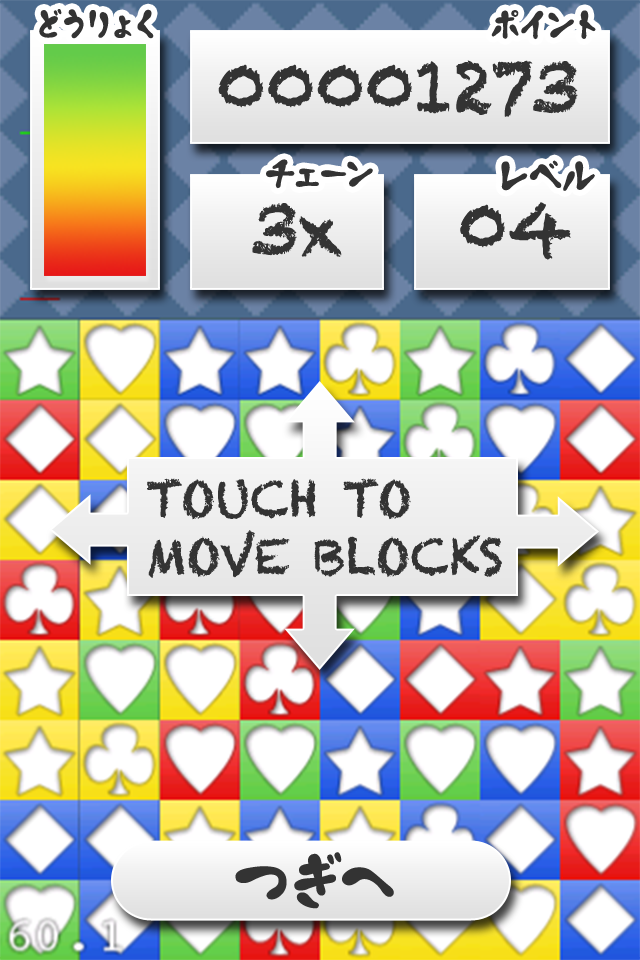
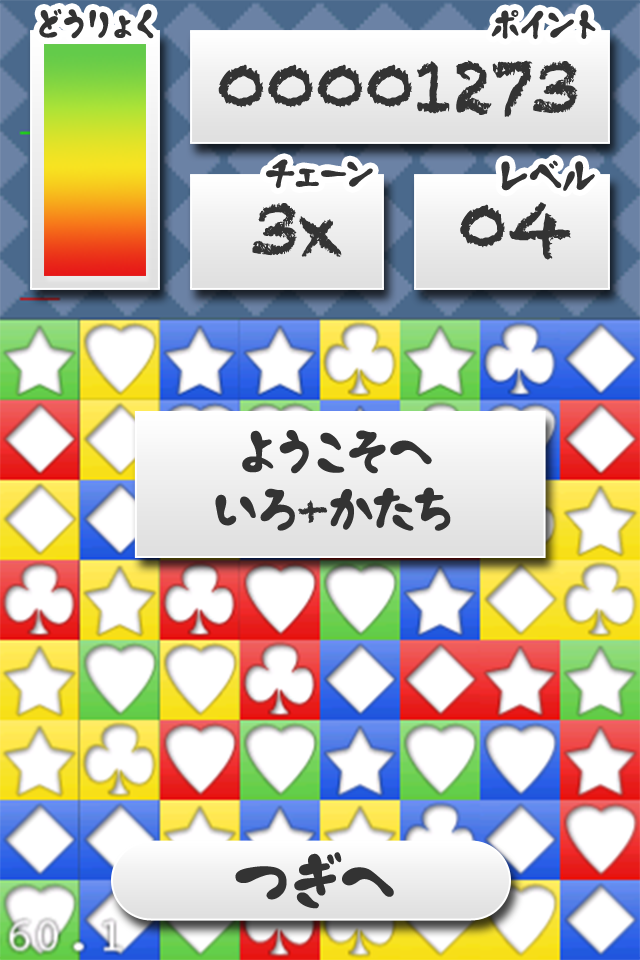
Comparing the layer stacks of the two 640 x 960 images. Changes:
added layer "WELCOME (JA)" in group "Tutorial" over [215, 430, 451, 531]
added layer "Shape 1" in group "Tutorial" over [134, 411, 546, 558]
moved "MOVE" into group "How to move", painted on it over [147, 475, 503, 578]
moved "MOVE BG" into group "How to move" over [49, 381, 600, 670]
